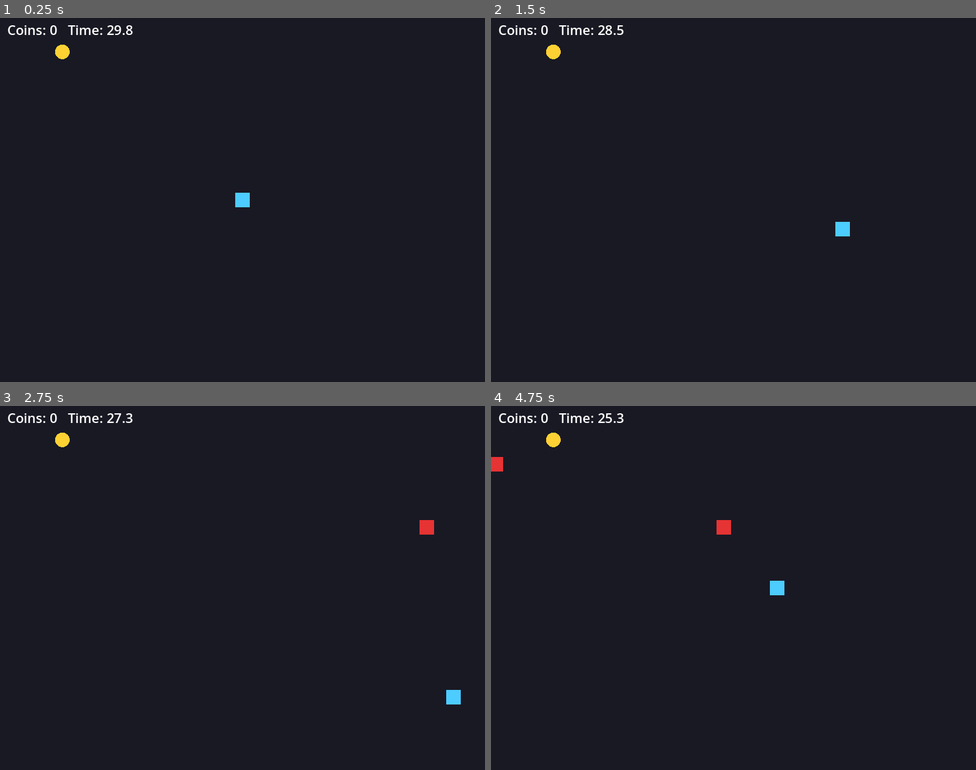
Above: before the commit, frames 1-4 (two rows, left to right).
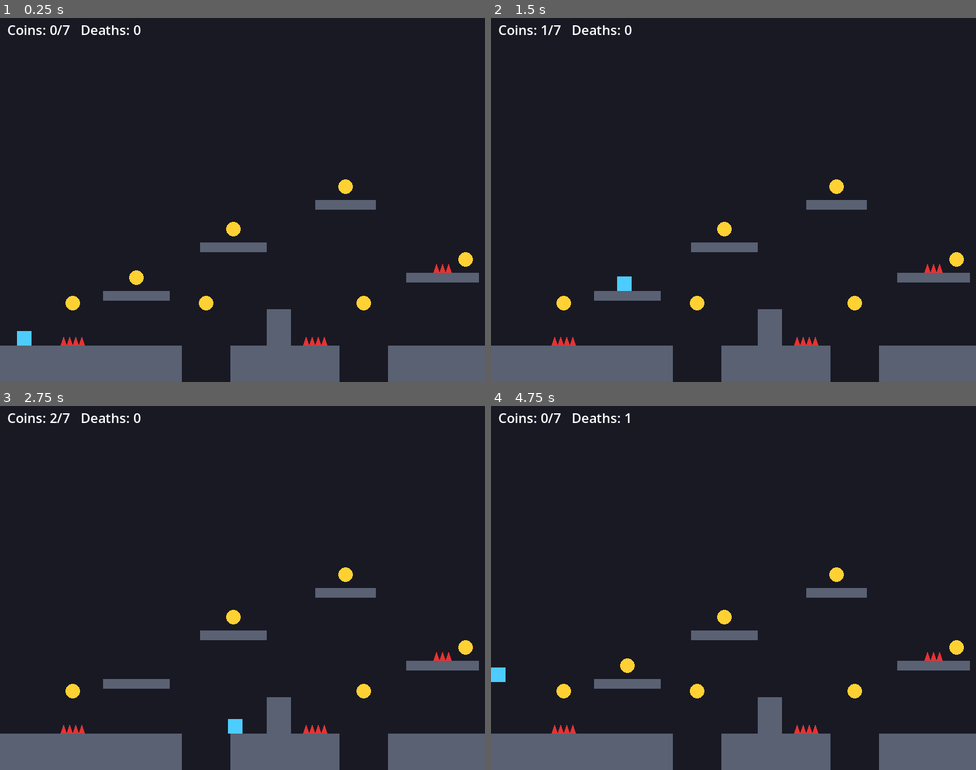
Above: after the commit, the same moments.

Repository: LutherNogueira/coin-collector
Game: Godot game, scene res://main.tscn
Two runs of this game, one before a commit and one after it. Both use one fixed random seed, a clock stepped at 60 frames per second and the inputs below.
Inputs:
- Up to frame 1 (0.25 s): no input
- Up to frame 2 (1.5 s): tap Enter at 0.5, 1.35 s; hold Right 0.53-1.28 s; hold Space 0.53-1.28 s; hold Down from 1.28 s (still down)
- Up to frame 3 (2.75 s): tap Space at 1.52, 1.55, 1.82 s; release Down at 2.03 s; hold Right from 2.03 s (still down); hold Space from 2.03 s (still down); tap Keypad Enter at 2.1 s
- Up to frame 4 (4.75 s): release Right at 2.78 s; release Space at 2.78 s; hold W 2.78-3.53 s; tap Space at 2.85, 3.02, 3.32, 4.52, 4.55 s; hold Space 3.53-4.28 s; hold Left from 3.53 s (still down); tap Enter at 3.6 s; tap Keypad Enter at 4.35 s

The runs differ from the first frame. In frame 1, 11% of the frame differs, in the area x 0-100%, y 2-100%; in frame 2, 11%; in frame 3, 11%; in frame 4, 12%.

Commit message:
Turn the arena into a platformer with physics and schema v2
Fixed level with solids, traps, pits and coins; dying restarts the level
inside the round; no time limit. Adds player_jump, player_land and
player_respawn events, death cause, and a validator that checks both
schema versions.

Co-Authored-By: Claude Sonnet 5.5 <noreply@anthropic.com>

Diff:
--- a/event_logger.gd
+++ b/event_logger.gd
@@ -4,7 +4,7 @@
 ## Every line: {"timestamp", "evento", "valor", "session_id", "round_id", "schema_version"}.
 
 const LOG_PATH := "user://events.jsonl"
-const SCHEMA_VERSION := 1
+const SCHEMA_VERSION := 2
 
 var session_id: String = _uuid4()
 var round_id: Variant = null
--- a/main.gd
+++ b/main.gd
@@ -2,13 +2,41 @@
 
 const ARENA := Vector2(800, 600)
 const PLAYER_SIZE := 24.0
-const PLAYER_SPEED := 240.0
+const MOVE_SPEED := 240.0
+const JUMP_SPEED := 560.0
+const GRAVITY := 1500.0
+const MAX_FALL_SPEED := 900.0
+const SUBSTEP := 1.0 / 120.0
 const COIN_RADIUS := 12.0
-const OBSTACLE_SIZE := 24.0
-const OBSTACLE_SPEED := 160.0
-const OBSTACLE_INTERVAL := 2.0
-const ROUND_DURATION := 30.0
 const SAMPLE_INTERVAL := 0.5
+const START_POS := Vector2(40, 528)
+
+## Solid platforms: the player stands on them and cannot pass through.
+const SOLIDS := [
+	Rect2(0, 540, 300, 60),
+	Rect2(380, 540, 180, 60),
+	Rect2(640, 540, 160, 60),
+	Rect2(440, 480, 40, 60),
+	Rect2(170, 450, 110, 16),
+	Rect2(330, 370, 110, 16),
+	Rect2(520, 300, 100, 16),
+	Rect2(670, 420, 120, 16),
+]
+## Traps kill on contact. Falling into a gap in the ground also kills ("pit").
+const TRAPS := [
+	Rect2(100, 524, 40, 16),
+	Rect2(500, 524, 40, 16),
+	Rect2(715, 404, 30, 16),
+]
+const COINS := [
+	Vector2(120, 470),
+	Vector2(225, 428),
+	Vector2(340, 470),
+	Vector2(385, 348),
+	Vector2(570, 278),
+	Vector2(600, 470),
+	Vector2(768, 398),
+]
 
 enum State { PLAYING, ENDED }
 
@@ -16,17 +44,19 @@
 var state := State.PLAYING
 
 var t := 0.0
-var player_pos := ARENA / 2.0
-var coin_pos := Vector2.ZERO
-var coin_spawn_t := 0.0
-var obstacles: Array[Dictionary] = []
+var player_pos := START_POS
+var velocity := Vector2.ZERO
+var on_floor := true
+var collected: Array[bool] = []
+var coin_spawn_t: Array[float] = []
 var next_sample_t := SAMPLE_INTERVAL
-var next_obstacle_t := OBSTACLE_INTERVAL
 
 var coins_collected := 0
-var obstacles_spawned := 0
+var deaths := 0
+var jumps := 0
 var position_samples := 0
-var died := false
+var completed := false
+var jump_was_down := false
 
 
 func _ready() -> void:
@@ -35,7 +65,9 @@
 
 
 func _process(delta: float) -> void:
-	_step(delta, _read_direction())
+	var jump_down := Input.is_key_pressed(KEY_W) or Input.is_key_pressed(KEY_SPACE) or Input.is_key_pressed(KEY_UP)
+	_step(delta, _read_move_x(), jump_down and not jump_was_down)
+	jump_was_down = jump_down
 	queue_redraw()
 
 
@@ -52,113 +84,156 @@
 		logger.log_event("session_end")
 
 
-func _read_direction() -> Vector2:
-	var dir := Vector2.ZERO
+func _read_move_x() -> float:
+	var x := 0.0
 	if Input.is_key_pressed(KEY_LEFT) or Input.is_key_pressed(KEY_A):
-		dir.x -= 1.0
+		x -= 1.0
 	if Input.is_key_pressed(KEY_RIGHT) or Input.is_key_pressed(KEY_D):
-		dir.x += 1.0
-	if Input.is_key_pressed(KEY_UP) or Input.is_key_pressed(KEY_W):
-		dir.y -= 1.0
-	if Input.is_key_pressed(KEY_DOWN) or Input.is_key_pressed(KEY_S):
-		dir.y += 1.0
-	return dir
+		x += 1.0
+	return x
 
 
 func _start_round() -> void:
+	if state == State.PLAYING and logger.round_id != null:
+		_end_round()
 	t = 0.0
-	player_pos = ARENA / 2.0
-	obstacles.clear()
 	next_sample_t = SAMPLE_INTERVAL
-	next_obstacle_t = OBSTACLE_INTERVAL
 	coins_collected = 0
-	obstacles_spawned = 0
+	deaths = 0
+	jumps = 0
 	position_samples = 0
-	died = false
+	completed = false
 	state = State.PLAYING
 	logger.new_round()
 	logger.log_event("round_start", {"t": 0.0})
-	_spawn_coin()
-
-
-## Advances the simulation by `delta` seconds. Kept free of input reads so it can be driven by tests.
-func _step(delta: float, dir: Vector2) -> void:
-	if state != State.PLAYING:
+	_reset_level()
+
+
+## Puts the player back at the start and restores every coin.
+func _reset_level() -> void:
+	player_pos = START_POS
+	velocity = Vector2.ZERO
+	on_floor = true
+	collected.clear()
+	coin_spawn_t.clear()
+	for i in COINS.size():
+		collected.append(false)
+		coin_spawn_t.append(t)
+		logger.log_event("coin_spawn", {"t": _r(t, 0.001), "coin_id": i, "x": _r(COINS[i].x), "y": _r(COINS[i].y)})
+
+
+## Advances the simulation by `delta` seconds. Free of input reads so tests can drive it.
+func _step(delta: float, move_x: float, jump_pressed: bool) -> void:
+	var remaining := delta
+	var jump := jump_pressed
+	while remaining > 0.0 and state == State.PLAYING:
+		var h := minf(remaining, SUBSTEP)
+		remaining -= h
+		_substep(h, move_x, jump)
+		jump = false
+
+
+func _substep(h: float, move_x: float, jump_pressed: bool) -> void:
+	t += h
+	var half := PLAYER_SIZE / 2.0
+	var was_on_floor := on_floor
+
+	velocity.x = move_x * MOVE_SPEED
+	if jump_pressed and on_floor:
+		velocity.y = -JUMP_SPEED
+		on_floor = false
+		was_on_floor = false
+		jumps += 1
+		logger.log_event("player_jump", _pos_payload())
+	velocity.y = minf(velocity.y + GRAVITY * h, MAX_FALL_SPEED)
+
+	player_pos.x = clampf(player_pos.x + velocity.x * h, half, ARENA.x - half)
+	for s: Rect2 in SOLIDS:
+		if _player_rect().intersects(s):
+			if velocity.x > 0.0:
+				player_pos.x = s.position.x - half
+			elif velocity.x < 0.0:
+				player_pos.x = s.end.x + half
+
+	player_pos.y += velocity.y * h
+	on_floor = false
+	var landing_speed := 0.0
+	for s: Rect2 in SOLIDS:
+		if _player_rect().intersects(s):
+			if velocity.y > 0.0:
+				player_pos.y = s.position.y - half
+				on_floor = true
+				landing_speed = velocity.y
+			elif velocity.y < 0.0:
+				player_pos.y = s.end.y + half
+			velocity.y = 0.0
+	if on_floor and not was_on_floor:
+		var payload := _pos_payload()
+		payload["vy"] = _r(landing_speed)
+		logger.log_event("player_land", payload)
+
+	while t >= next_sample_t:
+		position_samples += 1
+		var sample := _pos_payload()
+		sample["t"] = _r(next_sample_t, 0.001)
+		logger.log_event("player_position", sample)
+		next_sample_t += SAMPLE_INTERVAL
+
+	for i in COINS.size():
+		if not collected[i] and _circle_hits_player(COINS[i], COIN_RADIUS):
+			collected[i] = true
+			coins_collected += 1
+			logger.log_event("coin_collect", {
+				"t": _r(t, 0.001), "coin_id": i, "x": _r(COINS[i].x), "y": _r(COINS[i].y),
+				"dt": _r(t - coin_spawn_t[i], 0.001),
+			})
+
+	var cause := _death_cause()
+	if cause != "":
+		deaths += 1
+		var death := _pos_payload()
+		death["cause"] = cause
+		logger.log_event("player_death", death)
+		_reset_level()
+		logger.log_event("player_respawn", _pos_payload())
 		return
-	t += delta
-
-	var half := PLAYER_SIZE / 2.0
-	player_pos += dir.normalized() * PLAYER_SPEED * delta
-	player_pos = player_pos.clamp(Vector2(half, half), ARENA - Vector2(half, half))
-
-	while t >= next_sample_t and next_sample_t <= ROUND_DURATION:
-		position_samples += 1
-		logger.log_event("player_position", {"t": _r(next_sample_t, 0.001), "x": _r(player_pos.x), "y": _r(player_pos.y)})
-		next_sample_t += SAMPLE_INTERVAL
-
-	while t >= next_obstacle_t and next_obstacle_t < ROUND_DURATION:
-		_spawn_obstacle()
-		next_obstacle_t += OBSTACLE_INTERVAL
-
-	for o in obstacles:
-		o.pos += o.vel * delta
-	obstacles = obstacles.filter(func(o): return o.pos.x > -2.0 * OBSTACLE_SIZE and o.pos.x < ARENA.x + 2.0 * OBSTACLE_SIZE \
-			and o.pos.y > -2.0 * OBSTACLE_SIZE and o.pos.y < ARENA.y + 2.0 * OBSTACLE_SIZE)
-
-	if _circle_hits_player(coin_pos, COIN_RADIUS):
-		coins_collected += 1
-		logger.log_event("coin_collect", {"t": _r(t, 0.001), "x": _r(coin_pos.x), "y": _r(coin_pos.y), "dt": _r(t - coin_spawn_t, 0.001)})
-		_spawn_coin()
-
-	for o in obstacles:
-		if _obstacle_hits_player(o.pos):
-			died = true
-			logger.log_event("player_death", {"t": _r(t, 0.001), "x": _r(player_pos.x), "y": _r(player_pos.y)})
-			_end_round()
-			return
-
-	if t >= ROUND_DURATION:
-		t = ROUND_DURATION
+
+	if not collected.has(false):
+		completed = true
 		_end_round()
+
+
+func _death_cause() -> String:
+	if player_pos.y - PLAYER_SIZE / 2.0 > ARENA.y:
+		return "pit"
+	for trap: Rect2 in TRAPS:
+		if _player_rect().intersects(trap):
+			return "trap"
+	return ""
 
 
 func _end_round() -> void:
 	state = State.ENDED
 	logger.log_event("round_end", {
 		"t": _r(t, 0.001),
+		"completed": completed,
 		"coins_collected": coins_collected,
-		"obstacles_spawned": obstacles_spawned,
+		"coins_total": COINS.size(),
+		"deaths": deaths,
+		"jumps": jumps,
 		"position_samples": position_samples,
 		"duration_s": _r(t, 0.001),
 	})
 	logger.close_round()
 
 
-func _spawn_coin() -> void:
-	var margin := COIN_RADIUS + 8.0
-	coin_pos = Vector2(randf_range(margin, ARENA.x - margin), randf_range(margin, ARENA.y - margin))
-	coin_spawn_t = t
-	logger.log_event("coin_spawn", {"t": _r(t, 0.001), "x": _r(coin_pos.x), "y": _r(coin_pos.y)})
-
-
-func _spawn_obstacle() -> void:
-	var pos: Vector2
-	var vel: Vector2
-	match randi() % 4:
-		0:
-			pos = Vector2(-OBSTACLE_SIZE, randf_range(0.0, ARENA.y))
-			vel = Vector2(OBSTACLE_SPEED, 0.0)
-		1:
-			pos = Vector2(ARENA.x + OBSTACLE_SIZE, randf_range(0.0, ARENA.y))
-			vel = Vector2(-OBSTACLE_SPEED, 0.0)
-		2:
-			pos = Vector2(randf_range(0.0, ARENA.x), -OBSTACLE_SIZE)
-			vel = Vector2(0.0, OBSTACLE_SPEED)
-		_:
-			pos = Vector2(randf_range(0.0, ARENA.x), ARENA.y + OBSTACLE_SIZE)
-			vel = Vector2(0.0, -OBSTACLE_SPEED)
-	obstacles.append({"pos": pos, "vel": vel})
-	obstacles_spawned += 1
+func _pos_payload() -> Dictionary:
+	return {"t": _r(t, 0.001), "x": _r(player_pos.x), "y": _r(player_pos.y)}
+
+
+func _player_rect() -> Rect2:
+	var half := Vector2(PLAYER_SIZE, PLAYER_SIZE) / 2.0
+	return Rect2(player_pos - half, half * 2.0)
 
 
 func _circle_hits_player(center: Vector2, radius: float) -> bool:
@@ -167,28 +242,34 @@
 	return closest.distance_to(center) <= radius
 
 
-func _obstacle_hits_player(pos: Vector2) -> bool:
-	var half := Vector2(PLAYER_SIZE, PLAYER_SIZE) / 2.0
-	var oh := Vector2(OBSTACLE_SIZE, OBSTACLE_SIZE) / 2.0
-	return Rect2(player_pos - half, half * 2.0).intersects(Rect2(pos - oh, oh * 2.0))
-
-
 func _r(value: float, step: float = 0.1) -> float:
 	return snappedf(value, step)
 
 
 func _draw() -> void:
 	draw_rect(Rect2(Vector2.ZERO, ARENA), Color(0.1, 0.1, 0.14))
-	draw_circle(coin_pos, COIN_RADIUS, Color(1.0, 0.82, 0.2))
-	for o in obstacles:
-		draw_rect(Rect2(o.pos - Vector2(OBSTACLE_SIZE, OBSTACLE_SIZE) / 2.0, Vector2(OBSTACLE_SIZE, OBSTACLE_SIZE)), Color(0.9, 0.2, 0.2))
-	var half := PLAYER_SIZE / 2.0
-	draw_rect(Rect2(player_pos - Vector2(half, half), Vector2(PLAYER_SIZE, PLAYER_SIZE)), Color(0.3, 0.8, 1.0))
+	for s: Rect2 in SOLIDS:
+		draw_rect(s, Color(0.35, 0.38, 0.45))
+	for trap: Rect2 in TRAPS:
+		var teeth := maxi(int(trap.size.x / 10.0), 1)
+		var w := trap.size.x / teeth
+		for i in teeth:
+			var x0 := trap.position.x + i * w
+			draw_colored_polygon(PackedVector2Array([
+				Vector2(x0, trap.end.y), Vector2(x0 + w / 2.0, trap.position.y), Vector2(x0 + w, trap.end.y),
+			]), Color(0.9, 0.2, 0.2))
+	for i in COINS.size():
+		if not collected[i]:
+			draw_circle(COINS[i], COIN_RADIUS, Color(1.0, 0.82, 0.2))
+	draw_rect(_player_rect(), Color(0.3, 0.8, 1.0))
 
 	var font := ThemeDB.fallback_font
-	draw_string(font, Vector2(12, 28), "Coins: %d   Time: %.1f" % [coins_collected, maxf(ROUND_DURATION - t, 0.0)], HORIZONTAL_ALIGNMENT_LEFT, -1, 22)
+	draw_string(font, Vector2(12, 28), "Coins: %d/%d   Deaths: %d" % [_collected_count(), COINS.size(), deaths], HORIZONTAL_ALIGNMENT_LEFT, -1, 22)
 	if state == State.ENDED:
-		var title := "You died" if died else "Time's up"
-		draw_string(font, Vector2(0, 270), title, HORIZONTAL_ALIGNMENT_CENTER, ARENA.x, 40)
-		draw_string(font, Vector2(0, 320), "Coins: %d" % coins_collected, HORIZONTAL_ALIGNMENT_CENTER, ARENA.x, 28)
-		draw_string(font, Vector2(0, 370), "Press Enter to play again", HORIZONTAL_ALIGNMENT_CENTER, ARENA.x, 22)
+		draw_string(font, Vector2(0, 220), "Level complete!", HORIZONTAL_ALIGNMENT_CENTER, ARENA.x, 40)
+		draw_string(font, Vector2(0, 270), "Time: %.1f s   Deaths: %d" % [t, deaths], HORIZONTAL_ALIGNMENT_CENTER, ARENA.x, 26)
+		draw_string(font, Vector2(0, 315), "Press Enter to play again", HORIZONTAL_ALIGNMENT_CENTER, ARENA.x, 22)
+
+
+func _collected_count() -> int:
+	return collected.count(true)
--- a/project.godot
+++ b/project.godot
@@ -1,3 +1,11 @@
+; Engine configuration file.
+; It's best edited using the editor UI and not directly,
+; since the parameters that go here are not all obvious.
+;
+; Format:
+;   [section] ; section goes between []
+;   param=value ; assign values to parameters
+
 config_version=5
 
 [application]
--- a/schema/events.schema.json
+++ b/schema/events.v1.schema.json
@@ -1,7 +1,7 @@
 {
   "$schema": "https://json-schema.org/draft/2020-12/schema",
-  "$id": "https://github.com/LutherNogueira/coin-collector/schema/events.schema.json",
-  "title": "Coin Collector event",
+  "$id": "https://github.com/LutherNogueira/coin-collector/schema/events.v1.schema.json",
+  "title": "Coin Collector event (schema_version 1)",
   "description": "One line of events.jsonl. Top-level fields are common to every event; `valor` depends on `evento`.",
   "type": "object",
   "required": ["timestamp", "evento", "valor", "session_id", "round_id", "schema_version"],
--- /dev/null
+++ b/schema/events.v2.schema.json
@@ -0,0 +1,184 @@
+{
+  "$schema": "https://json-schema.org/draft/2020-12/schema",
+  "$id": "https://github.com/LutherNogueira/coin-collector/schema/events.v2.schema.json",
+  "title": "Coin Collector event (schema_version 2)",
+  "description": "One line of events.jsonl for the platformer. Top-level fields are common to every event; `valor` depends on `evento`.",
+  "type": "object",
+  "required": ["timestamp", "evento", "valor", "session_id", "round_id", "schema_version"],
+  "additionalProperties": false,
+  "properties": {
+    "timestamp": {
+      "description": "UTC wall-clock time, ISO 8601 with milliseconds.",
+      "type": "string",
+      "pattern": "^\\d{4}-\\d{2}-\\d{2}T\\d{2}:\\d{2}:\\d{2}\\.\\d{3}Z$"
+    },
+    "evento": {
+      "enum": [
+        "session_start", "session_end", "round_start", "coin_spawn", "coin_collect", "player_position",
+        "player_jump", "player_land", "player_death", "player_respawn", "round_end"
+      ]
+    },
+    "valor": { "type": "object" },
+    "session_id": { "$ref": "#/$defs/uuid" },
+    "round_id": {
+      "description": "UUID of the round, or null for session-level events.",
+      "oneOf": [{ "$ref": "#/$defs/uuid" }, { "type": "null" }]
+    },
+    "schema_version": { "const": 2 }
+  },
+  "allOf": [
+    {
+      "if": { "properties": { "evento": { "enum": ["session_start", "session_end"] } } },
+      "then": {
+        "properties": {
+          "round_id": { "type": "null" },
+          "valor": { "type": "object", "additionalProperties": false }
+        }
+      },
+      "else": {
+        "properties": { "round_id": { "$ref": "#/$defs/uuid" } }
+      }
+    },
+    {
+      "if": { "properties": { "evento": { "const": "round_start" } } },
+      "then": {
+        "properties": {
+          "valor": {
+            "type": "object",
+            "required": ["t"],
+            "additionalProperties": false,
+            "properties": { "t": { "const": 0 } }
+          }
+        }
+      }
+    },
+    {
+      "if": { "properties": { "evento": { "enum": ["player_position", "player_jump", "player_respawn"] } } },
+      "then": {
+        "properties": {
+          "valor": {
+            "type": "object",
+            "required": ["t", "x", "y"],
+            "additionalProperties": false,
+            "properties": {
+              "t": { "$ref": "#/$defs/round_time" },
+              "x": { "$ref": "#/$defs/player_x" },
+              "y": { "$ref": "#/$defs/player_y" }
+            }
+          }
+        }
+      }
+    },
+    {
+      "if": { "properties": { "evento": { "const": "player_land" } } },
+      "then": {
+        "properties": {
+          "valor": {
+            "type": "object",
+            "required": ["t", "x", "y", "vy"],
+            "additionalProperties": false,
+            "properties": {
+              "t": { "$ref": "#/$defs/round_time" },
+              "x": { "$ref": "#/$defs/player_x" },
+              "y": { "$ref": "#/$defs/player_y" },
+              "vy": { "description": "Downward speed at impact, px/s.", "type": "number", "minimum": 0 }
+            }
+          }
+        }
+      }
+    },
+    {
+      "if": { "properties": { "evento": { "const": "player_death" } } },
+      "then": {
+        "properties": {
+          "valor": {
+            "type": "object",
+            "required": ["t", "x", "y", "cause"],
+            "additionalProperties": false,
+            "properties": {
+              "t": { "$ref": "#/$defs/round_time" },
+              "x": { "$ref": "#/$defs/player_x" },
+              "y": { "$ref": "#/$defs/player_y" },
+              "cause": { "description": "`trap`: touched a trap. `pit`: fell into a gap in the ground.", "enum": ["trap", "pit"] }
+            }
+          }
+        }
+      }
+    },
+    {
+      "if": { "properties": { "evento": { "const": "coin_spawn" } } },
+      "then": {
+        "properties": {
+          "valor": {
+            "type": "object",
+            "required": ["t", "coin_id", "x", "y"],
+            "additionalProperties": false,
+            "properties": {
+              "t": { "$ref": "#/$defs/round_time" },
+              "coin_id": { "$ref": "#/$defs/coin_id" },
+              "x": { "$ref": "#/$defs/arena_x" },
+              "y": { "$ref": "#/$defs/arena_y" }
+            }
+          }
+        }
+      }
+    },
+    {
+      "if": { "properties": { "evento": { "const": "coin_collect" } } },
+      "then": {
+        "properties": {
+          "valor": {
+            "type": "object",
+            "required": ["t", "coin_id", "x", "y", "dt"],
+            "additionalProperties": false,
+            "properties": {
+              "t": { "$ref": "#/$defs/round_time" },
+              "coin_id": { "$ref": "#/$defs/coin_id" },
+              "x": { "$ref": "#/$defs/arena_x" },
+              "y": { "$ref": "#/$defs/arena_y" },
+              "dt": { "description": "Seconds since this coin last spawned (the level start or restart).", "type": "number", "minimum": 0 }
+            }
+          }
+        }
+      }
+    },
+    {
+      "if": { "properties": { "evento": { "const": "round_end" } } },
+      "then": {
+        "properties": {
+          "valor": {
+            "type": "object",
+            "required": ["t", "completed", "coins_collected", "coins_total", "deaths", "jumps", "position_samples", "duration_s"],
+            "additionalProperties": false,
+            "properties": {
+              "t": { "$ref": "#/$defs/round_time" },
+              "completed": { "description": "True when every coin was collected in the final attempt; false when the window was closed first.", "type": "boolean" },
+              "coins_collected": { "description": "Total coin_collect events in the round, across all attempts.", "type": "integer", "minimum": 0 },
+              "coins_total": { "description": "Number of coins in the level.", "type": "integer", "minimum": 1 },
+              "deaths": { "type": "integer", "minimum": 0 },
+              "jumps": { "type": "integer", "minimum": 0 },
+              "position_samples": { "type": "integer", "minimum": 0 },
+              "duration_s": { "$ref": "#/$defs/round_time" }
+            }
+          }
+        }
+      }
+    }
+  ],
+  "$defs": {
+    "uuid": {
+      "type": "string",
+      "pattern": "^[0-9a-f]{8}-[0-9a-f]{4}-4[0-9a-f]{3}-[89ab][0-9a-f]{3}-[0-9a-f]{12}$"
+    },
+    "round_time": {
+      "description": "Seconds since the round started. A round has no time limit.",
+      "type": "number",
+      "minimum": 0
+    },
+    "coin_id": { "type": "integer", "minimum": 0 },
+    "arena_x": { "type": "number", "minimum": 0, "maximum": 800 },
+    "arena_y": { "type": "number", "minimum": 0, "maximum": 600 },
+    "player_x": { "type": "number", "minimum": 0, "maximum": 800 },
+    "player_y": { "description": "May exceed the arena height while falling into a pit.", "type": "number", "minimum": -200, "maximum": 800 }
+  }
+}
Not shown, changed: GLOSSARY.md
Not shown, changed: docs/adr/0001-event-payload-is-an-object-per-event-type.md
Not shown, added: docs/adr/0002-platformer-and-schema-v2.md
